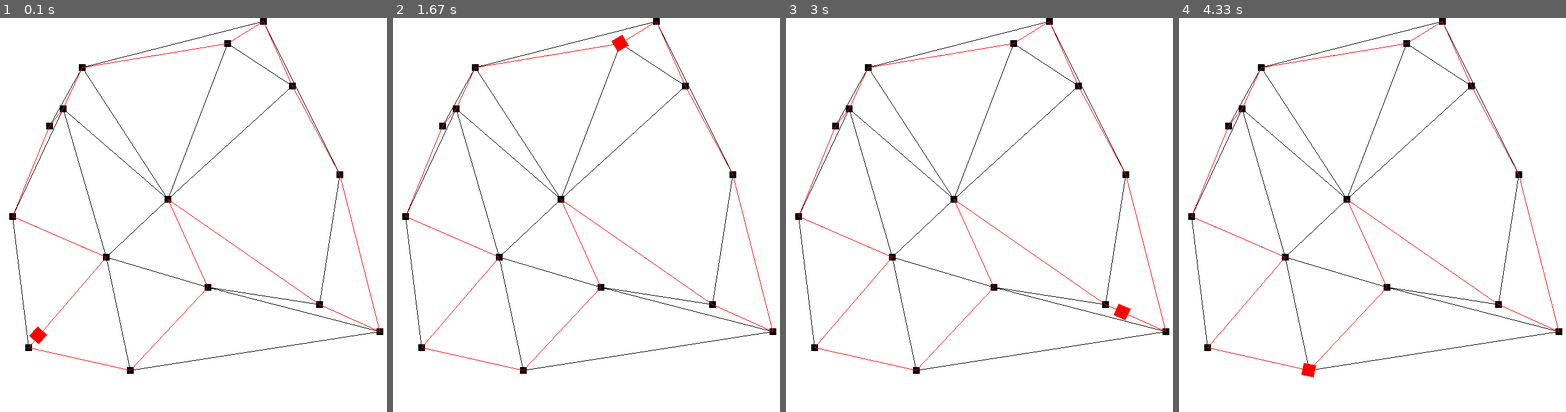
Above: before the commit, frames 1-4 (left to right).
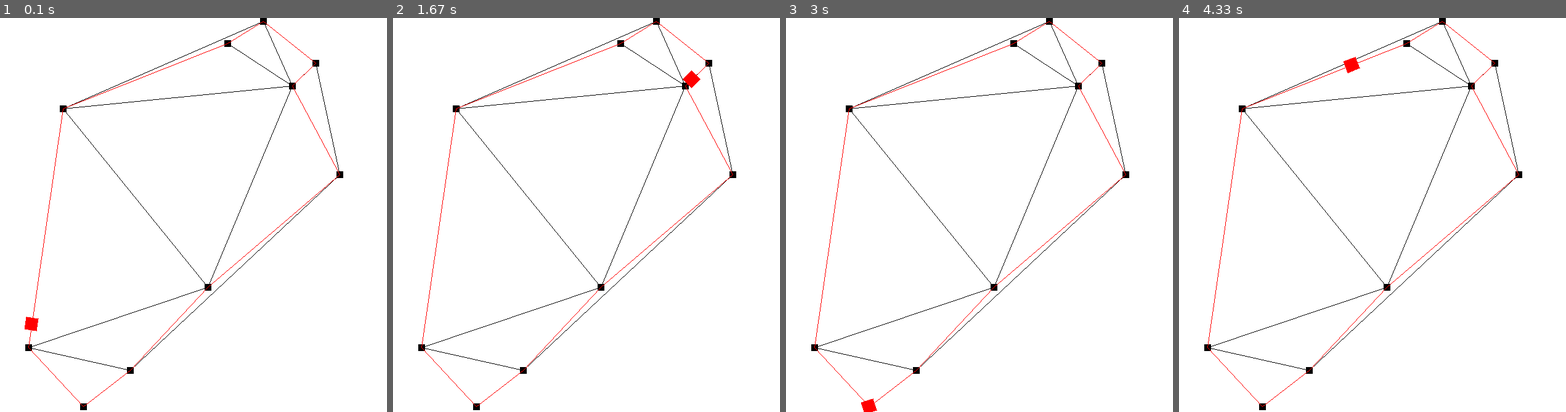
Above: after the commit, the same moments.

Repository: freshollie/ECU178A4
Game: pygame game, started from Main.py
Two runs of this game, one before a commit and one after it. Both use one fixed random seed, a clock stepped at 60 frames per second and the inputs below.
Inputs (mouse positions are in pixels of both pictures, inside the frame that each line leads up to):
- Up to frame 1 (0.1 s): no input
- Up to frame 2 (1.67 s): tap D at 0.33, 1 s; press the mouse at (636, 250) at 0.7 s; move the mouse to (559, 159) at 0.8 s; release the mouse at (485, 69) at 0.93 s
- Up to frame 3 (3 s): no input
- Up to frame 4 (4.33 s): no input

The runs differ from the first frame. In frame 1, 2.5% of the frame differs, in the area x 2-100%, y 0-100%; in frame 2, 2.5%; in frame 3, 2.5%; in frame 4, 2.5%.

Commit message:
Changes number of shops in simulation

Diff:
--- a/Main.py
+++ b/Main.py
@@ -258,7 +258,7 @@
 
 class Simulation():
     def __init__(self):
-        self.town = Town(maxShops = 15)
+        self.town = Town(maxShops = 10)
         self.town.render(DisplayDriver.engine)
         self.robot = Robot(random.choice(list(self.town.shopDict)), town = self.town)
         self.robot.render(DisplayDriver.engine)
